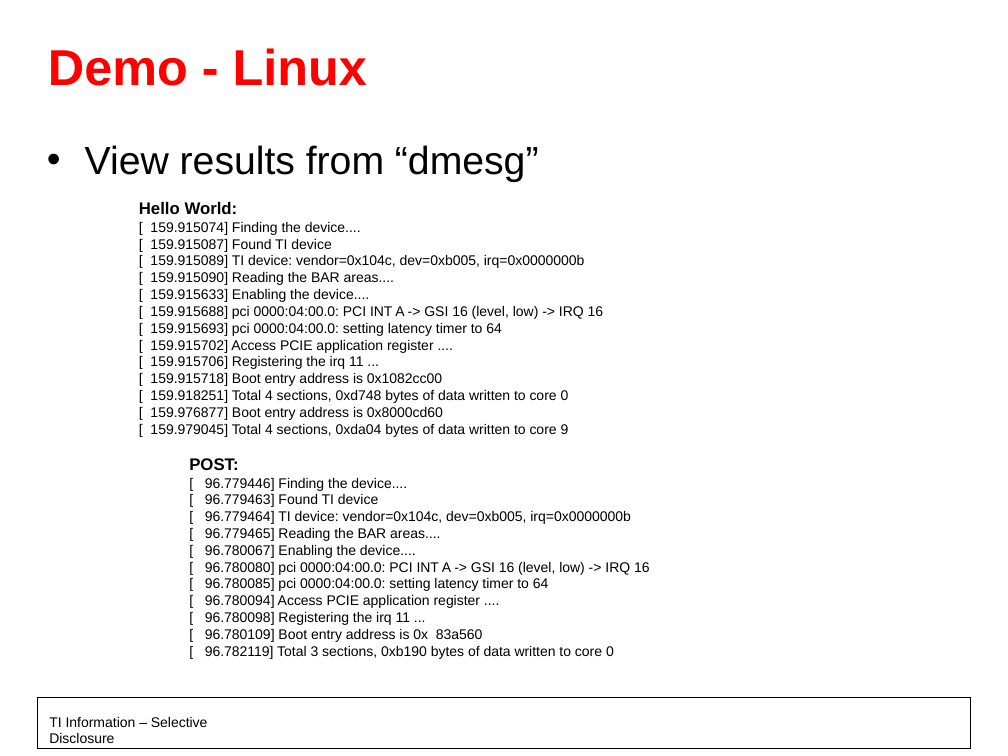
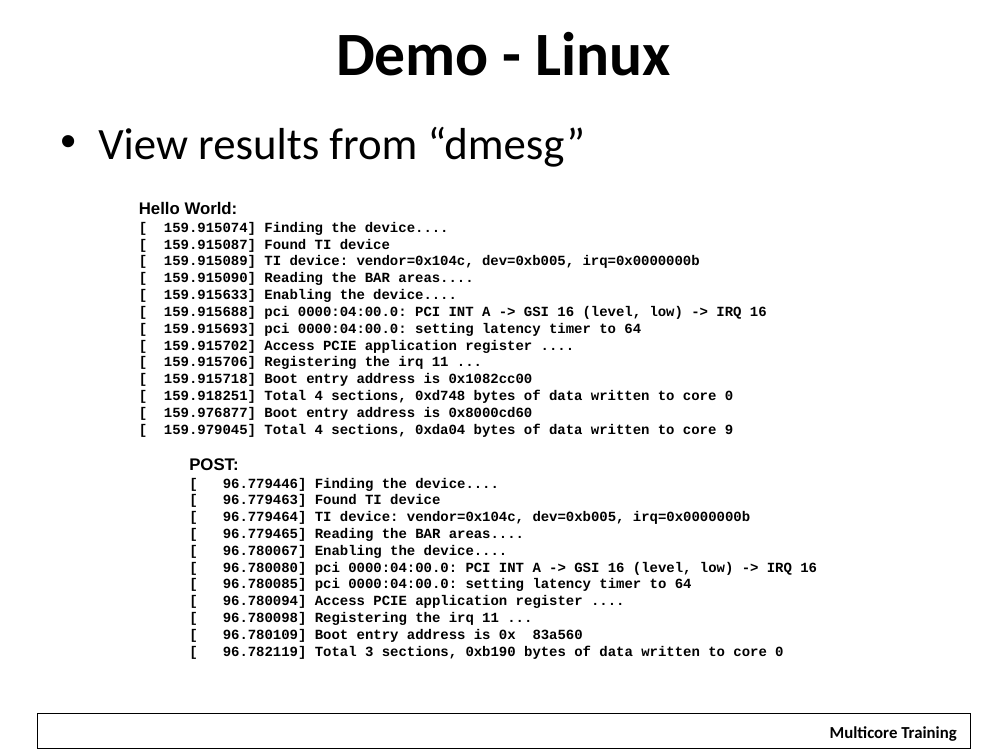
Before and after one commit to hari1989/keystone-workshop, a slide deck: slide 22 of slides/KeyStone PCI Express.pptx. Drawn at 1008x756 pixels with LibreOffice and Linux fonts; fonts in the diff are those of the drawing; background and template pictures are left out. Boxes give left, top, right and bottom in pixels: in the first picture for what was removed or moved away, otherwise in the second. Text is boxed around its words. In the diff, an @@ line names an element or a change of style, - is before the commit and + after.

Commit message:
updates for the Ottawa training

```diff
--- a/slides/KeyStone PCI Express.pptx
+++ b/slides/KeyStone PCI Express.pptx
@@ title "Demo - Linux": place and size @@
-title "Demo - Linux" at box(48, 48, 367, 86)
+title "Demo - Linux" at box(336, 31, 671, 76)
@@ title "Demo - Linux" at box(336, 31, 671, 76): size 36 to 44 pt, font Arial to Calibri, text colour #FF0000 to #000000; alignment left to centre @@
@@ text "View results from “dmesg”": place and size @@
-text "View results from “dmesg”" at box(85, 145, 539, 182)
+text "View results from “dmesg”" at box(98, 127, 586, 167)
@@ text "View results from “dmesg”" at box(98, 127, 586, 167): size 28 to 32 pt, font Arial to Calibri @@
@@ text at box(164, 222, 817, 659): font Arial to Courier New, bold on; list level 2 to 1 in "POST:" @@
@@ rectangle: place and size @@
-rectangle at box(37, 698, 971, 749)
+rectangle at box(37, 714, 971, 749)
@@ text removed at box(49, 717, 208, 743) @@
-TI Information – Selective Disclosure
@@ rectangle added at box(818, 717, 968, 747), fill #FFFFFF, 12 pt, text #000000, bold @@
+Multicore Training
```
Also in this commit, not shown: 21 other slides changed, 1 slide added, 6 other files.
